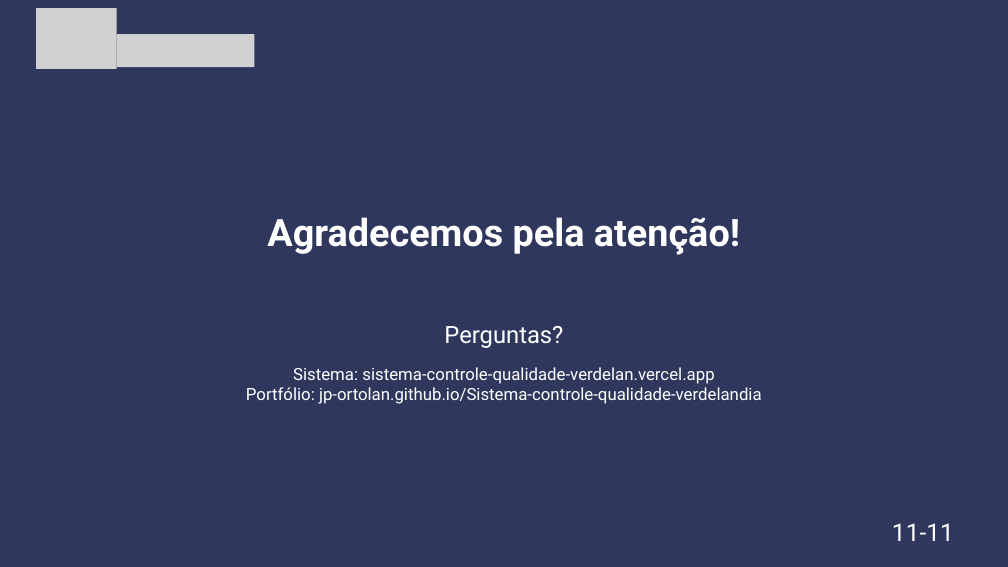
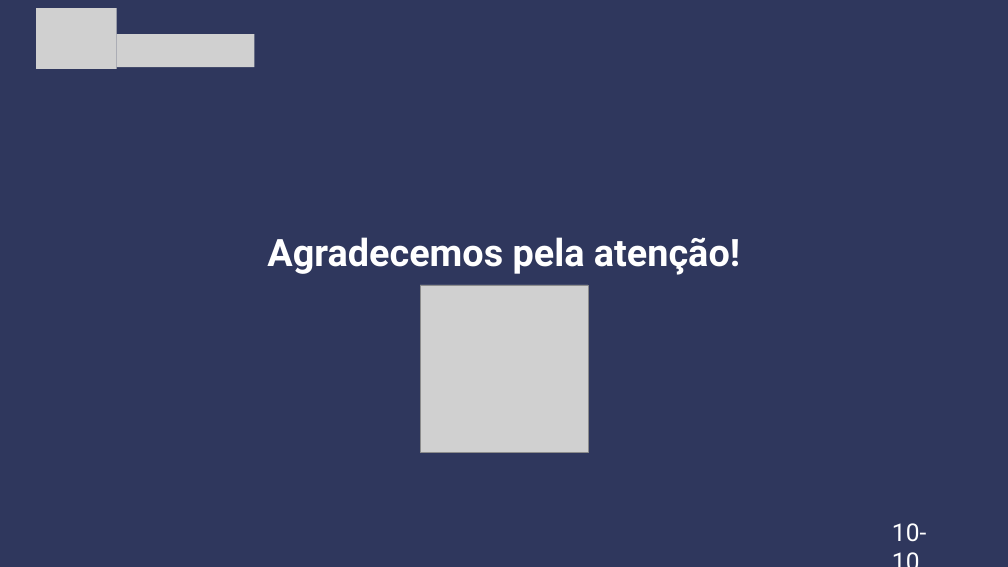
Before and after one commit to Jp-Ortolan/Sistema-controle-qualidade-verdelandia, a slide deck: slide 10 of docs/arquivos/Apresentacao_Final_SCQ_Verdelandia.pptx (slide 11 before the commit). Drawn at 1008x567 pixels with LibreOffice and Linux fonts; fonts in the diff are those of the drawing; grey boxes stand for pictures. Boxes give left, top, right and bottom in pixels: in the first picture for what was removed or moved away, otherwise in the second. Text is boxed around its words. In the diff, an @@ line names an element or a change of style, - is before the commit and + after.

```diff
--- a/docs/arquivos/Apresentacao_Final_SCQ_Verdelandia.pptx
+++ b/docs/arquivos/Apresentacao_Final_SCQ_Verdelandia.pptx
@@ text "Agradecemos pela atenção!": place and size @@
-text "Agradecemos pela atenção!" at (267,217,740,255)
+text "Agradecemos pela atenção!" at (267,237,740,275)
@@ picture added at (420,285,588,453) @@
@@ text removed at (246,326,762,404) @@
-Perguntas?
-Sistema: sistema-controle-qualidade-verdelan.vercel.app
-Portfólio: jp-ortolan.github.io/Sistema-controle-qualidade-verdelandia
@@ text at (892,523,926,542): text changed @@
-11-11
+10-10
```
Also in this commit, not shown: 7 other slides changed, 2 slides added, 3 slides removed, 4 other files.
